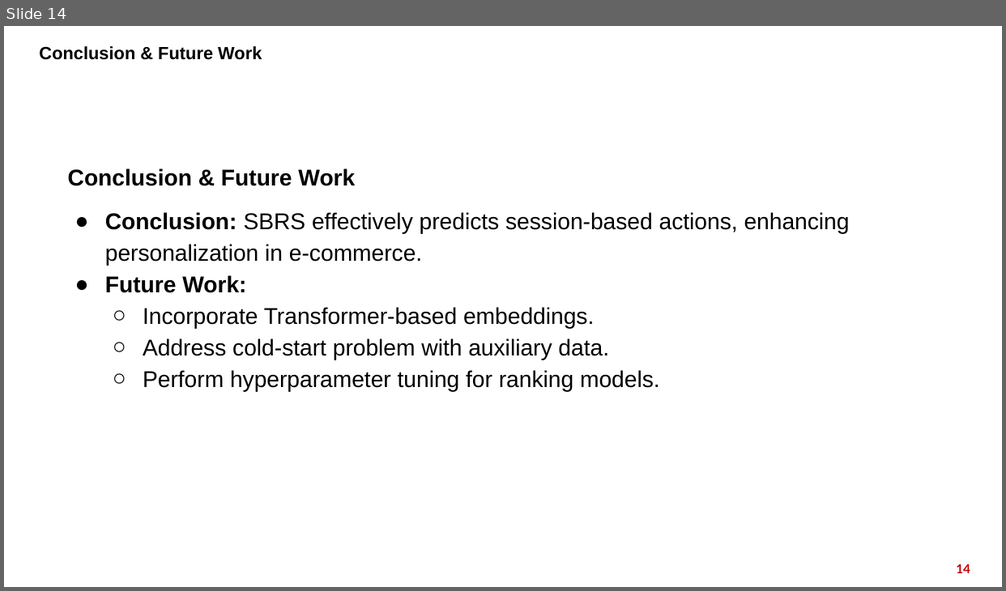
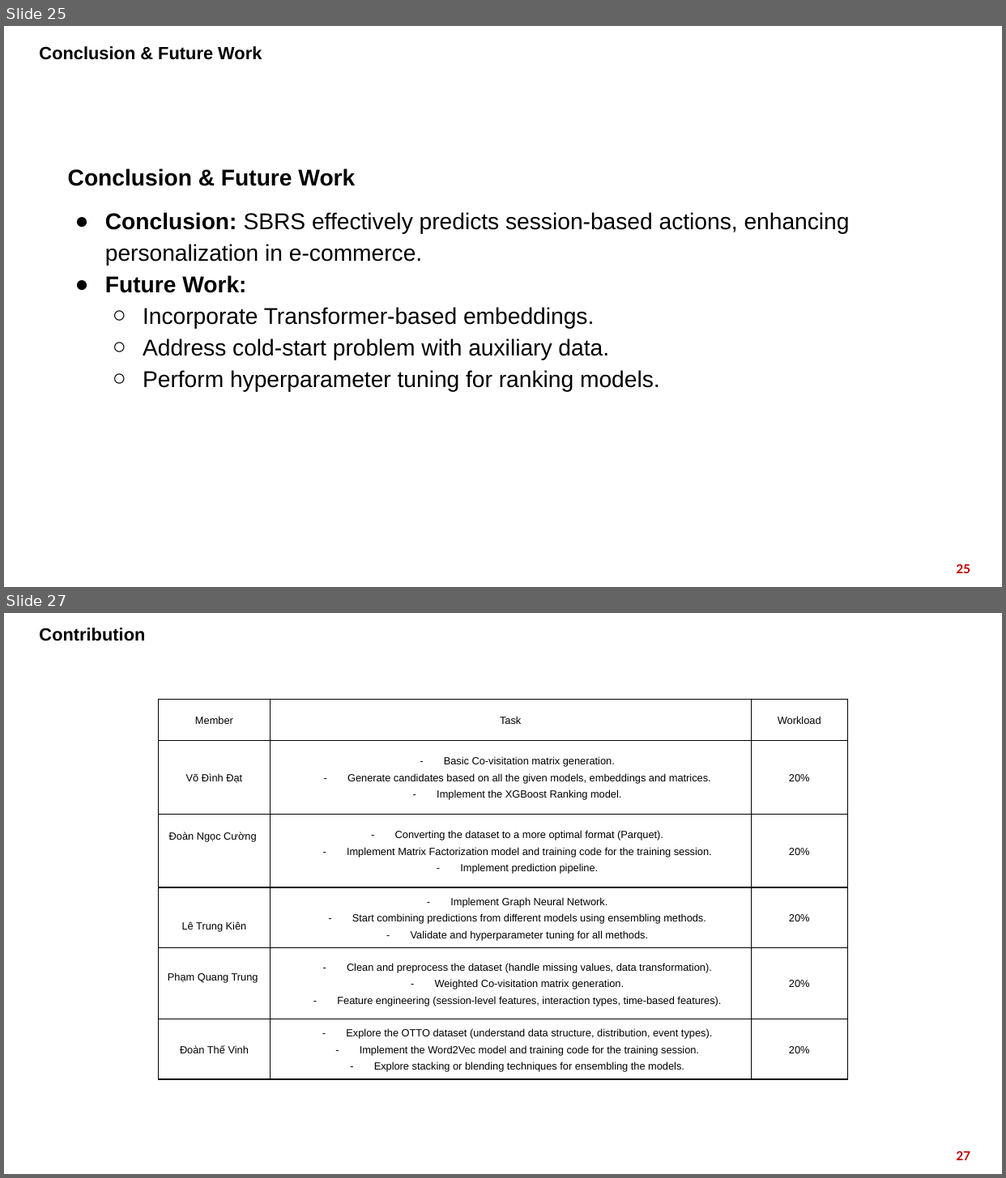
Before and after one commit to DoanNgocCuong/BasicTasksLearning_RecommenderSystem, a slide deck: report_slide/OTTO_WebMining.pptx. Shown one above the other, each under a label of ours: slide 14 before the commit, slides 25 and 27 after it; the slides between them are not shown. The pictures are 1006x591 and 1006x1178 pixels, drawn with LibreOffice and Linux fonts; fonts in the diff are those of the drawing; background and template pictures are left out. Boxes give left, top, right and bottom in pixels: in the first picture for what was removed or moved away, otherwise in the second. Text is boxed around its words. In the diff, an @@ line names an element or a change of style, - is before the commit and + after.

```diff
--- a/report_slide/OTTO_WebMining.pptx
+++ b/report_slide/OTTO_WebMining.pptx
@@ slide 27 added at box(4, 613, 1002, 1174), background picture (left out) @@
@@ title added at box(39, 628, 145, 641), 17 pt, text #000000, bold @@
+Contribution
@@ table added at box(158, 699, 848, 1076), 6 rows, 3 columns @@
+Member | Task | Workload
+Võ Đình Đạt | Basic Co-visitation matrix generation. / Generate candidates based on all the given models, embeddings and matrices. / Implement the XGBoost Ranking model. | 20%
+Đoàn Ngọc Cường | Converting the dataset to a more optimal format (Parquet). / Implement Matrix Factorization model and training code for the training session. / Implement prediction pipeline. | 20%
+Lê Trung Kiên | Implement Graph Neural Network. / Start combining predictions from different models using ensembling methods. / Validate and hyperparameter tuning for all methods. | 20%
+Phạm Quang Trung | Clean and preprocess the dataset (handle missing values, data transformation). / Weighted Co-visitation matrix generation. / Feature engineering (session-level features, interaction types, time-based features). | 20%
+Đoàn Thế Vinh | Explore the OTTO dataset (understand data structure, distribution, event types). / Implement the Word2Vec model and training code for the training session. / Explore stacking or blending techniques for ensembling the models. | 20%
@@ page number added at box(956, 1151, 970, 1161), 12 pt, text #C00000, bold @@
+27
@@ what was slide 14 is now slide 25 @@
@@ page number at box(956, 564, 970, 574): text changed @@
-14
+25
```
Also in this commit, not shown: 4 slides changed, 16 other slides added, 6 slides removed, 1 other file.
